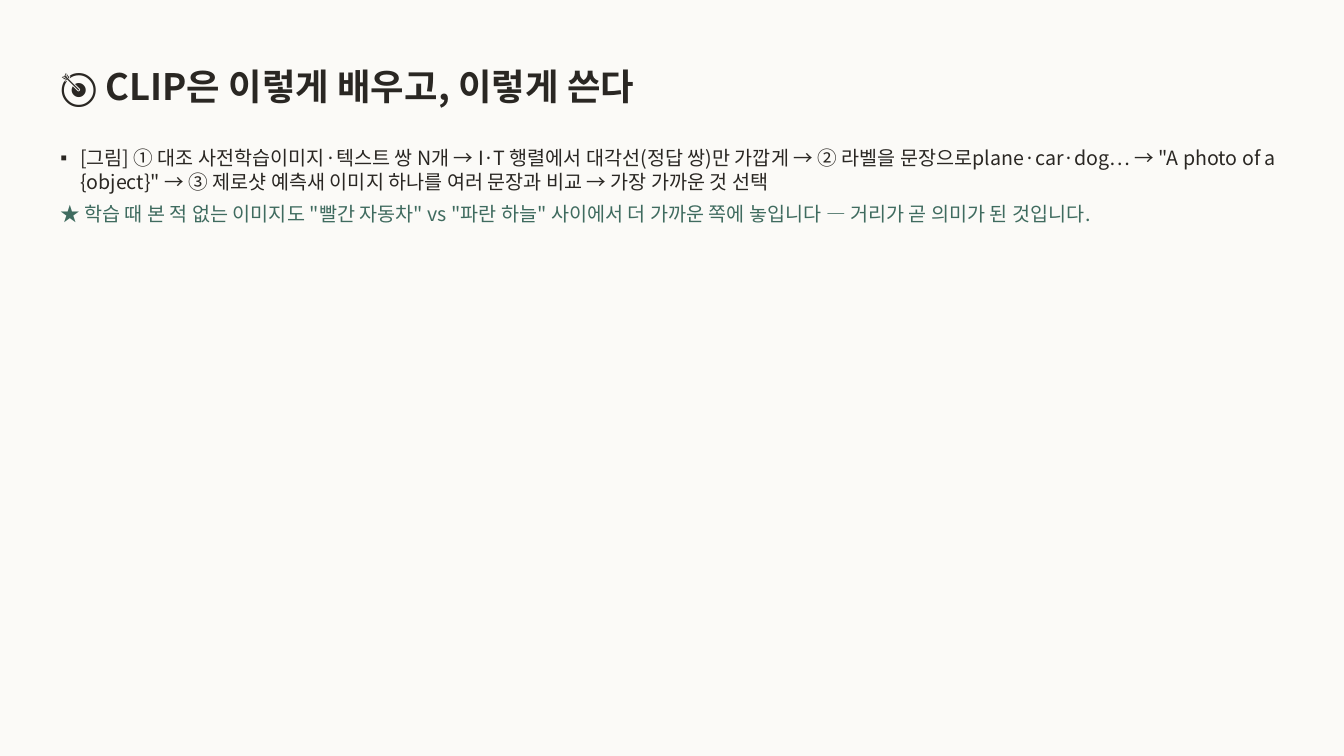
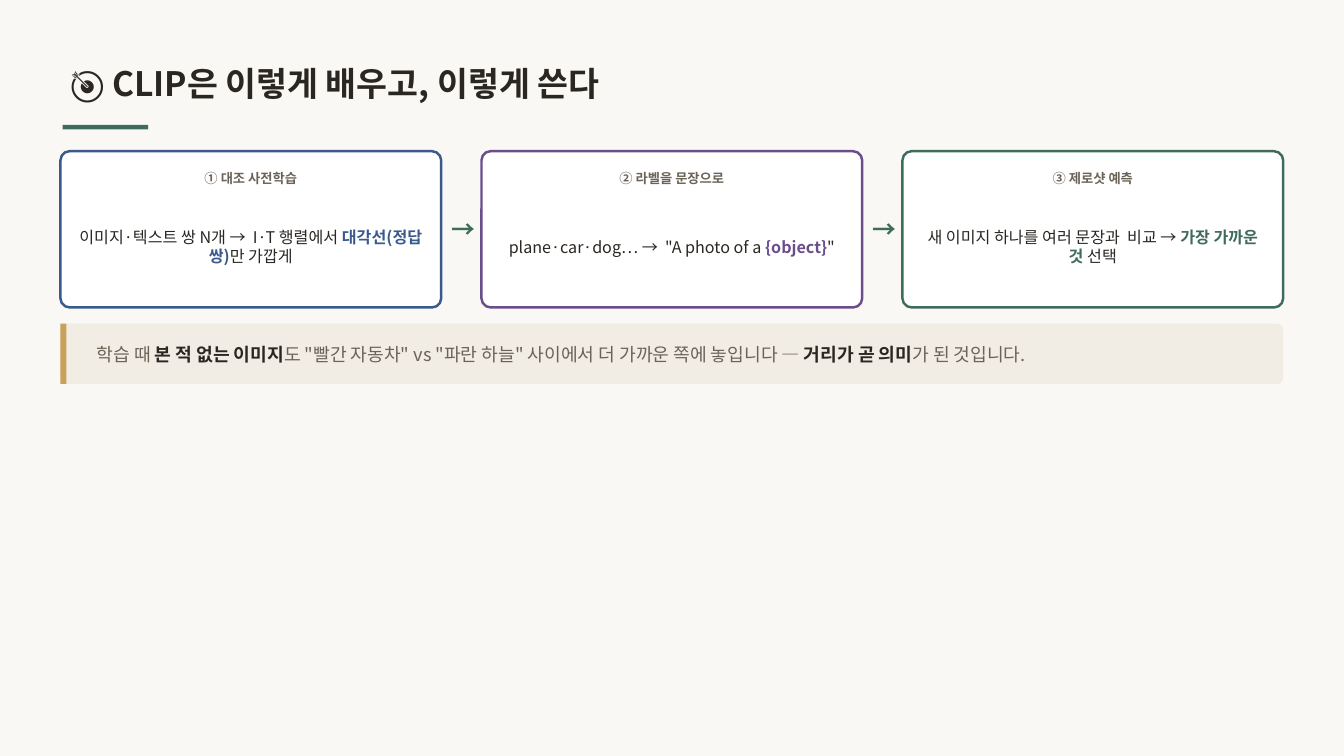
Before and after one commit to inseoklee-ai/study-room, a slide deck: slide 8 of pixels-sentences/pixels-sentences.pptx. Drawn at 1344x756 pixels with LibreOffice and Linux fonts; fonts in the diff are those of the drawing. Boxes give left, top, right and bottom in pixels: in the first picture for what was removed or moved away, otherwise in the second. Text is boxed around its words. In the diff, an @@ line names an element or a change of style, - is before the commit and + after.

```diff
--- a/pixels-sentences/pixels-sentences.pptx
+++ b/pixels-sentences/pixels-sentences.pptx
@@ background #FBFAF7 to #FAF8F4 @@
@@ text "🎯 CLIP은 이렇게 배우고, 이렇게 ..." at box(226, 67, 600, 103): size 26 to 24 pt @@
@@ rectangle added at box(63, 125, 148, 129), fill #3F6B5F @@
@@ rounded rectangle added at box(60, 151, 442, 308), fill #FFFFFF, outline #3A5A8C 1.75 pt @@
@@ text added at box(204, 171, 297, 184), 9.5 pt, text #6B6357, bold @@
+① 대조 사전학습
@@ text added at box(442, 151, 482, 308), 17 pt, text #3F6B5F, bold @@
+→
@@ rounded rectangle added at box(482, 151, 863, 308), fill #FFFFFF, outline #6B4D8C 1.75 pt @@
@@ text added at box(619, 171, 724, 184), 9.5 pt, text #6B6357, bold @@
+② 라벨을 문장으로
@@ text added at box(862, 151, 902, 308), 17 pt, text #3F6B5F, bold @@
+→
@@ rounded rectangle added at box(902, 151, 1284, 308), fill #FFFFFF, outline #3F6B5F 1.75 pt @@
@@ text added at box(1053, 171, 1133, 184), 9.5 pt, text #6B6357, bold @@
+③ 제로샷 예측
@@ text added at box(79, 229, 422, 265), 11.5 pt, text #2A2723 @@
+이미지·텍스트 쌍 N개 → I·T 행렬에서 대각선(정답 쌍)만 가깝게
@@ text added at box(928, 229, 1258, 264), 11.5 pt, text #2A2723 @@
+새 이미지 하나를 여러 문장과 비교 → 가장 가까운 것 선택
@@ text added at box(509, 240, 835, 257), 11.5 pt, text #2A2723 @@
+plane·car·dog… → "A photo of a {object}"
@@ rounded rectangle added at box(60, 324, 1284, 384), fill #F2EDE4 @@
@@ rectangle added at box(60, 324, 67, 384), fill #C8A15A @@
@@ text "학습 때 본 적 없는 ..." at box(97, 345, 1026, 363): vertical alignment top to middle @@
@@ text at box(97, 345, 1026, 363): text changed; size 14 to 13 pt; text colour #2A2723 to #6B6357 @@
-▪ [그림] ① 대조 사전학습이미지·텍스트 쌍 N개 → I·T 행렬에서 대각선(정답 쌍)만 가깝게 → ② 라벨을 문장으로plane·car·dog… → "A photo of a {object}" → ③ 제로샷 예측새 이미지 하나를 여러 문장과 비교 → 가장 가까운 것 선택
-★ 학습 때 본 적 없는 이미지도 "빨간 자동차" vs "파란 하늘" 사이에서 더 가까운 쪽에 놓입니다 — 거리가 곧 의미가 된 것입니다.
+학습 때 본 적 없는 이미지도 "빨간 자동차" vs "파란 하늘" 사이에서 더 가까운 쪽에 놓입니다 — 거리가 곧 의미가 된 것입니다.
```
Also in this commit, not shown: 19 other slides changed, 1 other file.
